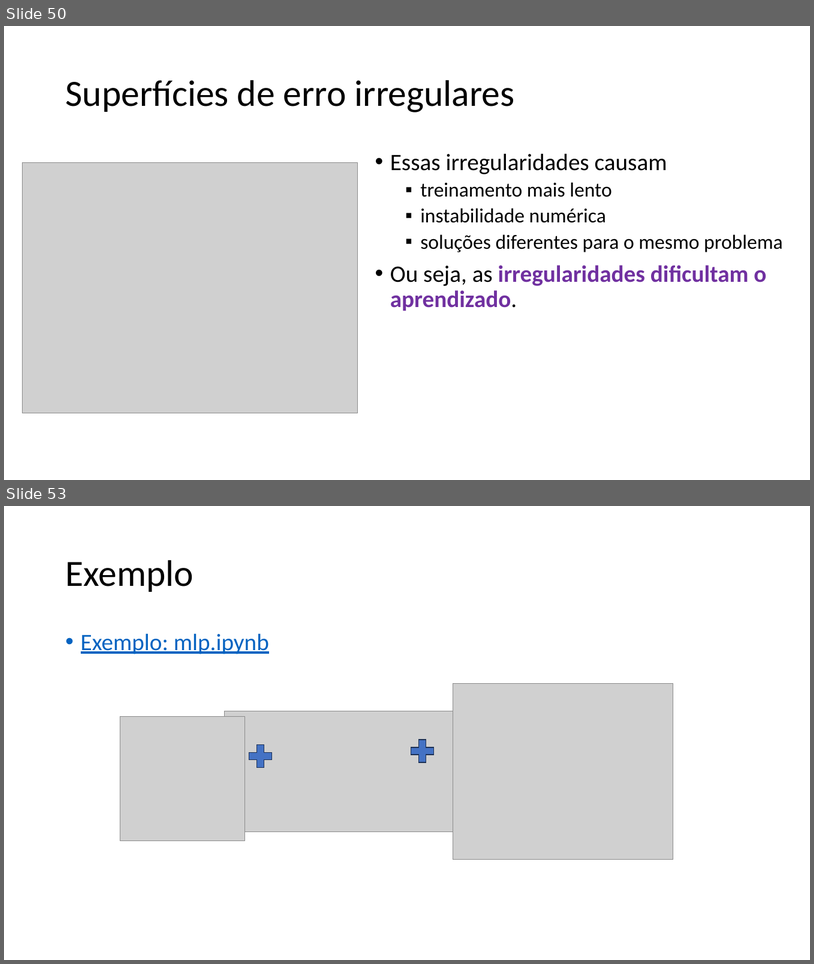
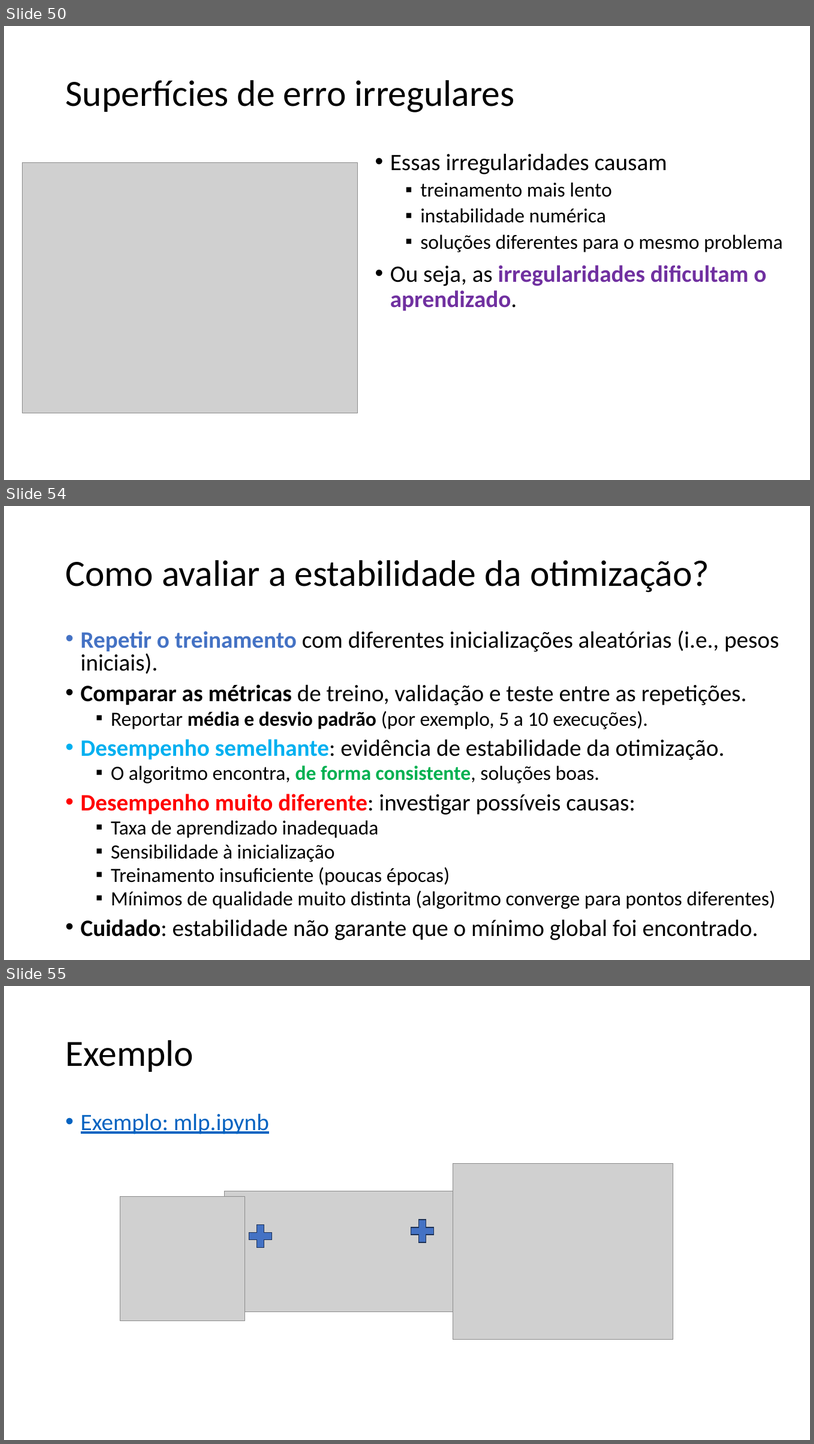
Before and after one commit to zz4fap/c24_inteligencia_artificial, a slide deck: slides/C24_MLP.pptx. Shown one above the other, each under a label of ours: slides 50 and 53 before the commit, slides 50, 54 and 55 after it; the slides between them are not shown. The pictures are 814x964 and 814x1444 pixels, drawn with LibreOffice and Linux fonts; fonts in the diff are those of the drawing; grey boxes stand for pictures. Boxes give left, top, right and bottom in pixels: in the first picture for what was removed or moved away, otherwise in the second. Text is boxed around its words. In the diff, an @@ line names an element or a change of style, - is before the commit and + after.

```diff
--- a/slides/C24_MLP.pptx
+++ b/slides/C24_MLP.pptx
@@ slide 54 added at box(4, 506, 810, 960), background #FFFFFF @@
@@ title added at box(65, 560, 710, 592), 44 pt, text #000000 @@
+Como avaliar a estabilidade da otimização?
@@ text added at box(81, 630, 779, 940), 28 pt, text #000000 @@
+• Repetir o treinamento com diferentes inicializações aleatórias (i.e., pesos iniciais).
+• Comparar as métricas de treino, validação e teste entre as repetições.
+  ▪ Reportar média e desvio padrão (por exemplo, 5 a 10 execuções).
+• Desempenho semelhante: evidência de estabilidade da otimização.
+  ▪ O algoritmo encontra, de forma consistente, soluções boas.
+• Desempenho muito diferente: investigar possíveis causas:
+  ▪ Taxa de aprendizado inadequada
+  ▪ Sensibilidade à inicialização
+  ▪ Treinamento insuficiente (poucas épocas)
+  ▪ Mínimos de qualidade muito distinta (algoritmo converge para pontos diferentes)
+• Cuidado: estabilidade não garante que o mínimo global foi encontrado.
@@ what was slide 53 is now slide 55 @@
```
Also in this commit, not shown: 5 slides changed, 1 other slide added, 1 other file.
